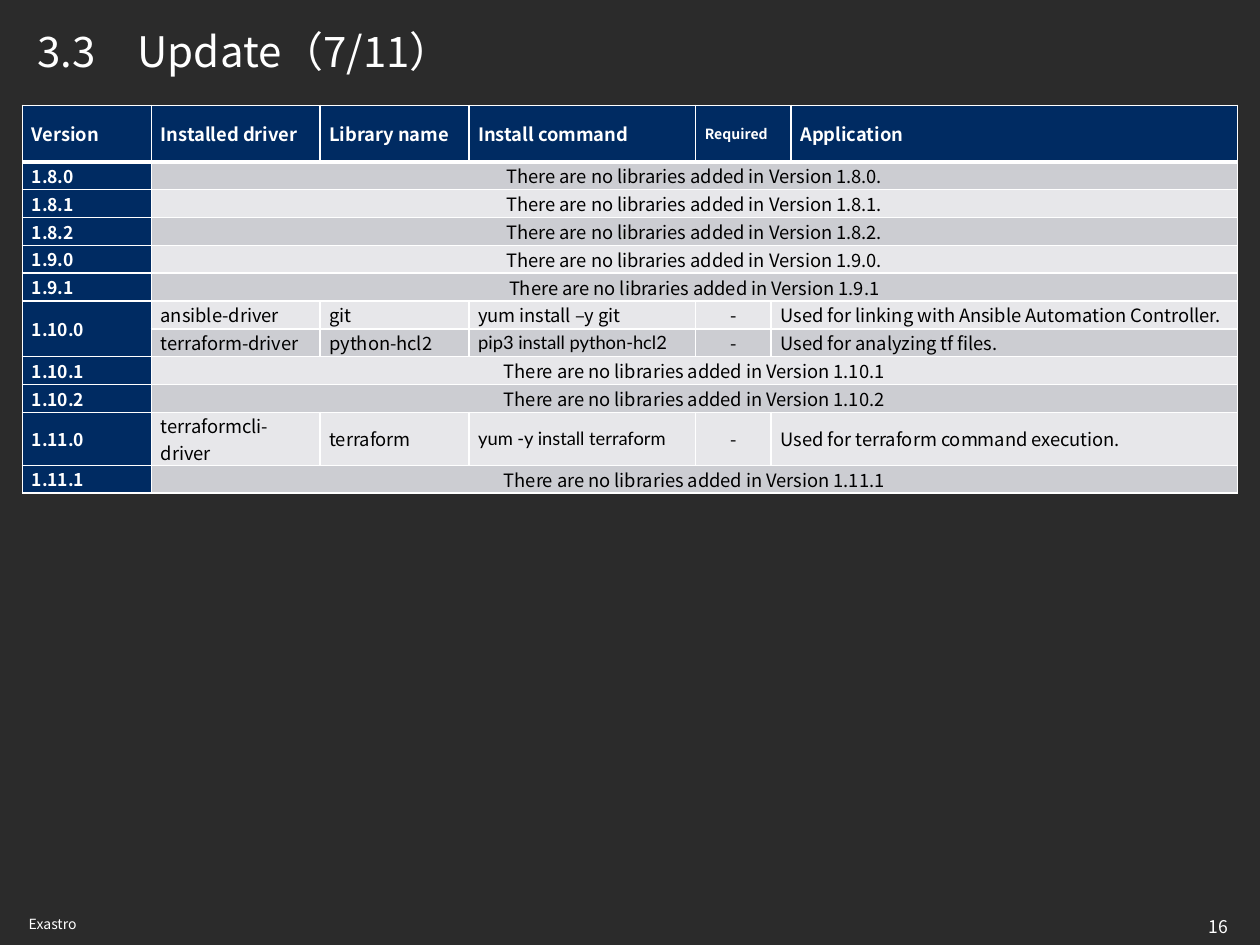
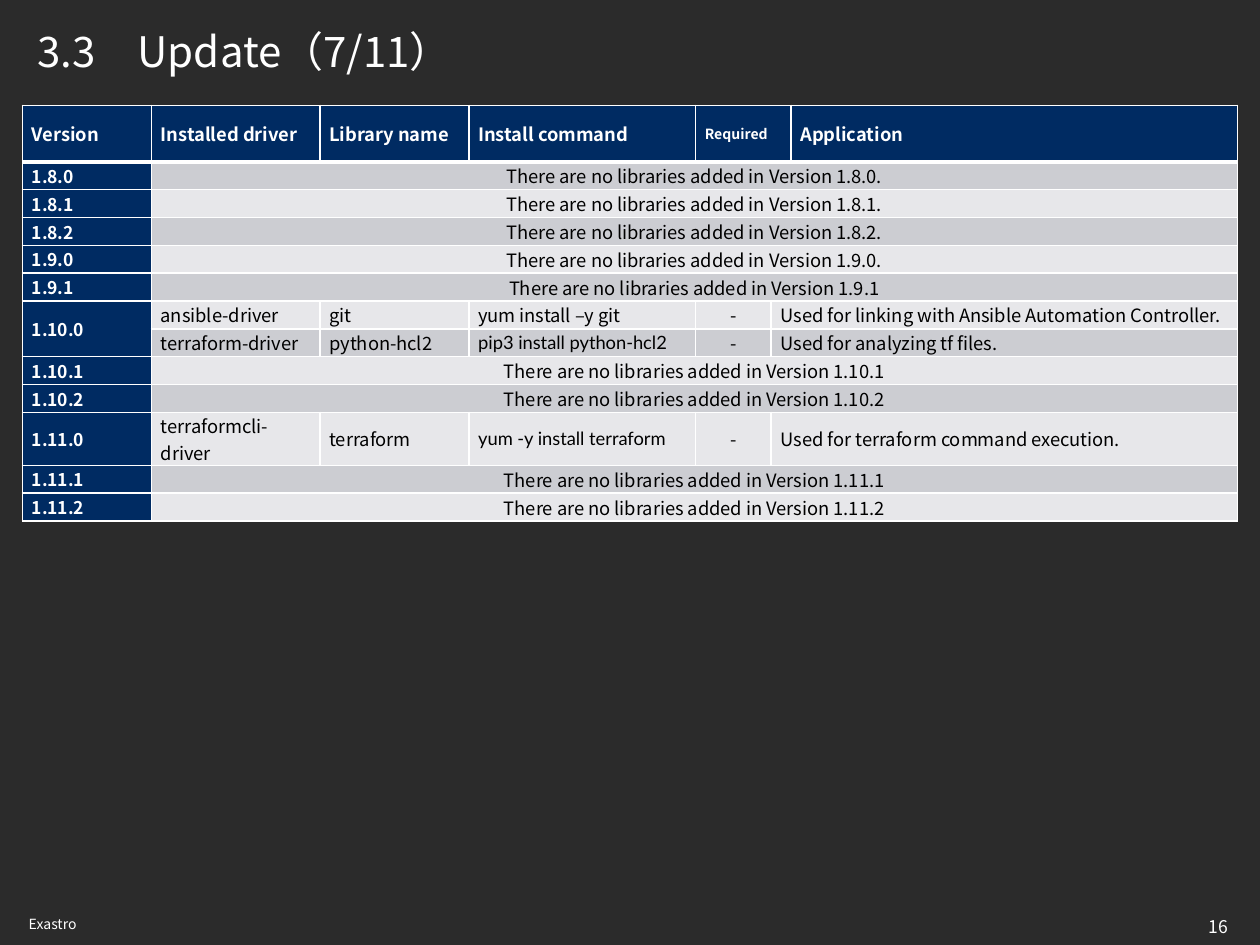
Before and after one commit to exastro-suite/it-automation-docs, a slide deck: slide 16 of asset/Learn/ITA-version-up.pptx. Drawn at 1260x945 pixels with LibreOffice and Linux fonts; fonts in the diff are those of the drawing; background and template pictures are left out; a plain dark background stands for a picture behind light text. Boxes give left, top, right and bottom in pixels: in the first picture for what was removed or moved away, otherwise in the second. Text is boxed around its words. In the diff, an @@ line names an element or a change of style, - is before the commit and + after.

```diff
--- a/asset/Learn/ITA-version-up.pptx
+++ b/asset/Learn/ITA-version-up.pptx
@@ table at box(23, 106, 1237, 529) @@
+row 13: 1.11.2 | There are no libraries added in Version 1.11.2 |  |  |  |  | 
```
Also in this commit, not shown: 1 other slide changed, 3 other files.
